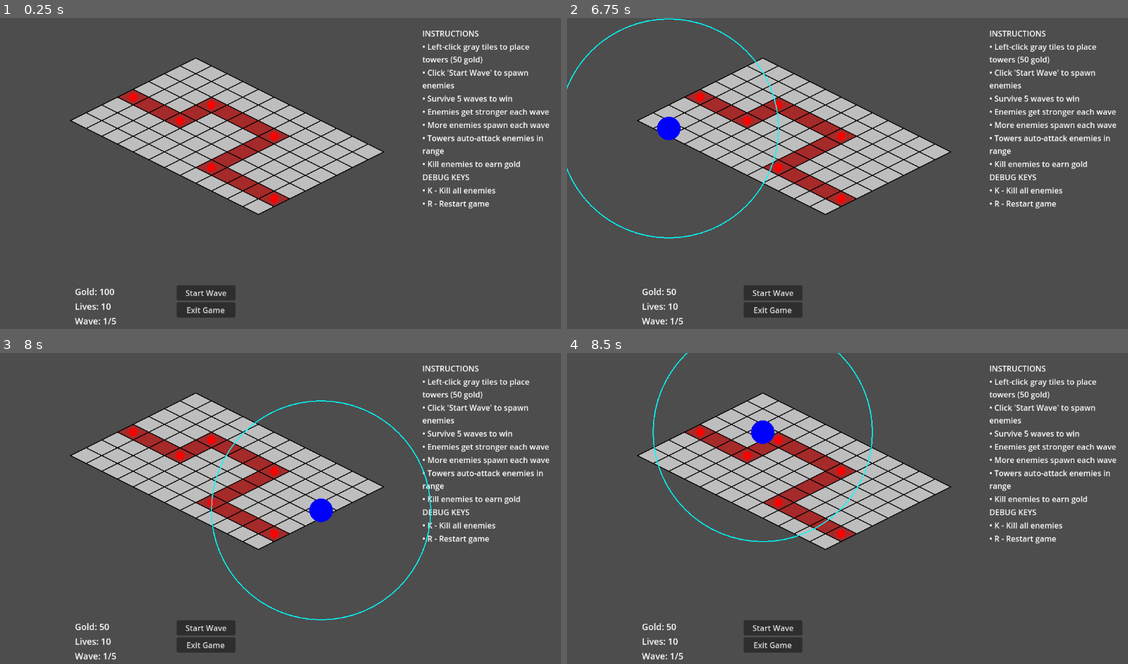
Above: before the commit, frames 1-4 (two rows, left to right).
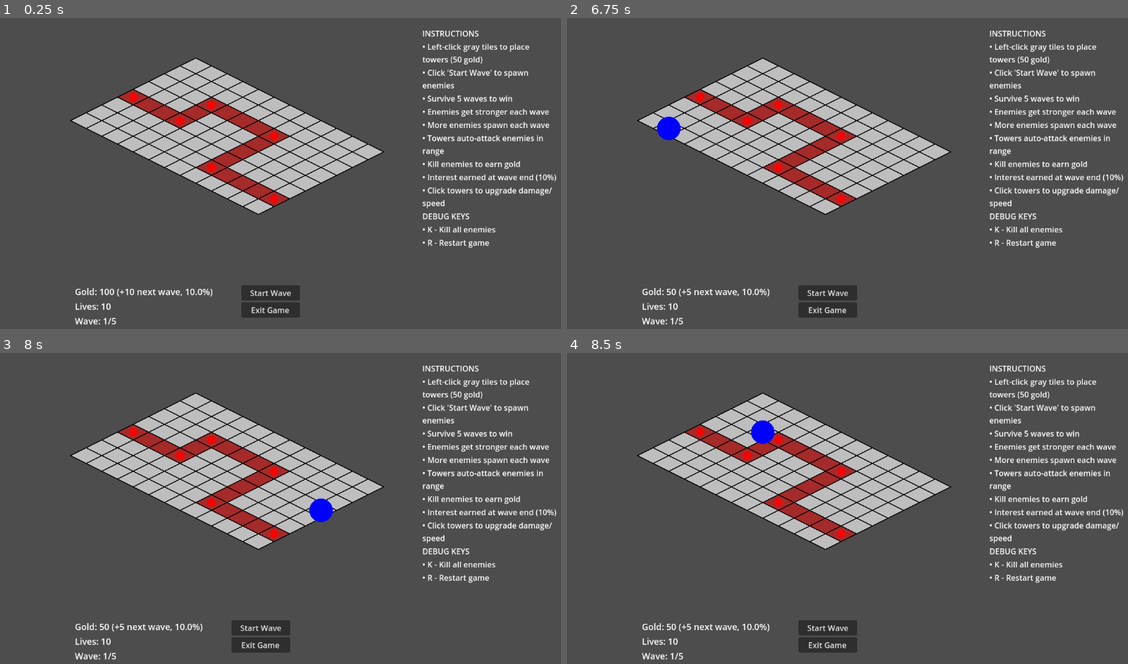
Above: after the commit, the same moments.

Repository: disel91/tower-defense-prototype
Game: Godot game, scene res://Main.tscn
Two runs of this game, one before a commit and one after it. Both use one fixed random seed, a clock stepped at 60 frames per second and the inputs below.
Inputs (mouse positions are in pixels of both pictures, inside the frame that each line leads up to):
- Up to frame 1 (0.25 s): no input
- Up to frame 2 (6.75 s): click "Start Wave" at 0.5 s; tap Enter at 1.25, 2.75, 4.25, 5, 5.75, 6.5 s; move the mouse to (970, 161) at 1.27 s; tap R at 1.35, 2.85, 4.55, 5.1, 5.85 s; click (970, 161) at 1.42 s; click "Start Wave" at 2 s; move the mouse to (735, 192) at 2.77 s; click (735, 192) at 2.92 s; click "Start Wave" at 3.5 s; move the mouse to (903, 108) at 4.27 s; tap K at 4.35, 6.6 s; click (903, 108) at 4.42 s; move the mouse to (819, 238) at 5.02 s; click (819, 238) at 5.17 s; move the mouse to (1015, 223) at 5.77 s; click (1015, 223) at 5.92 s; move the mouse to (679, 129) at 6.52 s; click (679, 129) at 6.67 s
- Up to frame 3 (8 s): tap R at 6.8, 7.35 s; move the mouse to (308, 511) at 7.27 s; click (308, 511) at 7.42 s
- Up to frame 4 (8.5 s): move the mouse to (763, 430) at 8.02 s; tap R at 8.1 s; click (763, 430) at 8.17 s

The runs differ from the first frame. In frame 1, 3.0% of the frame differs, in the area x 20-100%, y 50-97%; in frame 2, 3.4%; in frame 3, 3.4%, in the area x 19-100%, y 15-97%; in frame 4, 3.3%.

Commit message:
Upgrades and Interest Rates
- Added an interest system as per suggestion from @Banjoschmanjo from reddit
- Added upgrades to Attack Damage and Attack Speed for the towers
- Added attack radius visualization for selected tower.

Diff:
--- a/GameManager.gd
+++ b/GameManager.gd
@@ -18,10 +18,14 @@
 var current_wave = 1
 var max_waves = 5
 
+# Interest system variables
+var interest_rate = 0.10  # Flat 10% interest rate
+
 var grid = []
 var path_waypoints = []
 var enemies = []
 var towers = []
+var selected_tower = null
 
 @onready var hud = $HUD
 @onready var enemy_spawner = $EnemySpawner
@@ -126,6 +130,28 @@
 	if current_state == GameState.GAME_OVER:
 		return
 
+	# Check if upgrade menu is visible and click is within it
+	if hud.upgrade_menu and hud.upgrade_menu.visible:
+		var upgrade_rect = Rect2(hud.upgrade_menu.global_position, hud.upgrade_menu.size)
+		if upgrade_rect.has_point(pos):
+			print("DEBUG: Click in upgrade menu area, not processing as game click")
+			return
+
+	# Check if clicking on a tower first
+	var clicked_tower = get_tower_at_position(pos)
+	print("DEBUG: Clicked at ", pos, ", found tower: ", clicked_tower != null)
+	if clicked_tower:
+		print("DEBUG: Selecting tower")
+		select_tower(clicked_tower)
+		return
+
+	# If no tower clicked, deselect any selected tower
+	if selected_tower:
+		selected_tower.deselect()
+		selected_tower = null
+		hud.hide_upgrade_menu()
+
+	# Handle tile placement
 	var grid_pos = iso_to_grid(pos)
 	var grid_x = grid_pos.x
 	var grid_y = grid_pos.y
@@ -161,6 +187,14 @@
 
 	if enemies.is_empty() and current_state == GameState.WAVE:
 		current_state = GameState.BUILD
+
+		# Apply interest at the end of each wave
+		var interest_earned = calculate_interest(gold)
+		if interest_earned > 0:
+			gold += interest_earned
+			hud.update_gold(gold)
+			print("Interest earned: ", interest_earned, " gold! New total: ", gold)
+
 		current_wave += 1
 
 		if current_wave > max_waves:
@@ -180,6 +214,14 @@
 		hud.show_game_over()
 	elif enemies.is_empty() and current_state == GameState.WAVE:
 		current_state = GameState.BUILD
+
+		# Apply interest at the end of each wave
+		var interest_earned = calculate_interest(gold)
+		if interest_earned > 0:
+			gold += interest_earned
+			hud.update_gold(gold)
+			print("Interest earned: ", interest_earned, " gold! New total: ", gold)
+
 		current_wave += 1
 
 		if current_wave > max_waves:
@@ -212,5 +254,50 @@
 	print("DEBUG: Restarting game")
 	get_tree().reload_current_scene()
 
+# Interest system functions
+func calculate_interest(current_gold: int) -> int:
+	var interest_earned = int(current_gold * interest_rate)
+	return interest_earned
+
+func get_current_interest_rate() -> float:
+	return interest_rate
+
+# Tower management functions
+func get_tower_at_position(pos: Vector2):
+	for tower in towers:
+		if tower.can_be_clicked(pos):
+			return tower
+	return null
+
+func select_tower(tower):
+	print("DEBUG: GameManager select_tower called")
+	# Deselect previous tower
+	if selected_tower:
+		selected_tower.deselect()
+
+	# Select new tower
+	selected_tower = tower
+	tower.select()
+	print("DEBUG: Calling hud.show_upgrade_menu")
+	hud.show_upgrade_menu(tower)
+
+func upgrade_selected_tower_damage():
+	print("DEBUG: GameManager upgrade_selected_tower_damage called")
+	if selected_tower:
+		print("DEBUG: Selected tower exists, calling upgrade_damage")
+		if selected_tower.upgrade_damage():
+			hud.update_upgrade_menu(selected_tower)
+	else:
+		print("DEBUG: No selected tower!")
+
+func upgrade_selected_tower_speed():
+	print("DEBUG: GameManager upgrade_selected_tower_speed called")
+	if selected_tower:
+		print("DEBUG: Selected tower exists, calling upgrade_speed")
+		if selected_tower.upgrade_speed():
+			hud.update_upgrade_menu(selected_tower)
+	else:
+		print("DEBUG: No selected tower!")
+
 func _process(_delta):
 	queue_redraw()
--- a/HUD.gd
+++ b/HUD.gd
@@ -8,6 +8,8 @@
 @onready var game_status_label = $GameUI/StatusGroup/GameStatusLabel
 
 var game_manager
+var upgrade_menu
+
 
 func _ready():
 	game_manager = get_parent()
@@ -19,7 +21,10 @@
 	game_status_label.visible = false
 
 func update_gold(amount: int):
-	gold_label.text = "Gold: " + str(amount)
+	var interest_rate_percent = game_manager.get_current_interest_rate() * 100
+	var next_interest = game_manager.calculate_interest(amount)
+
+	gold_label.text = "Gold: " + str(amount) + " (+" + str(next_interest) + " next wave, " + str(interest_rate_percent) + "%)"
 
 func update_lives(amount: int):
 	lives_label.text = "Lives: " + str(amount)
@@ -54,3 +59,129 @@
 
 func _on_exit_pressed():
 	get_tree().quit()
+
+# Upgrade menu functions
+func show_upgrade_menu(tower):
+	print("DEBUG: HUD show_upgrade_menu called")
+	if not upgrade_menu:
+		print("DEBUG: Creating upgrade menu")
+		create_upgrade_menu()
+	else:
+		print("DEBUG: Upgrade menu already exists")
+
+	print("DEBUG: Updating upgrade menu")
+	update_upgrade_menu(tower)
+	upgrade_menu.visible = true
+	print("DEBUG: Upgrade menu set to visible")
+
+func hide_upgrade_menu():
+	if upgrade_menu:
+		upgrade_menu.visible = false
+
+func create_upgrade_menu():
+	# Create a container that will catch all mouse events
+	upgrade_menu = Control.new()
+	upgrade_menu.name = "UpgradeMenu"
+	upgrade_menu.position = Vector2(50, 100)
+	upgrade_menu.size = Vector2(250, 180)
+	upgrade_menu.mouse_filter = Control.MOUSE_FILTER_STOP
+
+	# Background panel
+	var panel = Panel.new()
+	panel.size = Vector2(250, 180)
+	panel.mouse_filter = Control.MOUSE_FILTER_STOP
+	upgrade_menu.add_child(panel)
+
+	# Content container
+	var vbox = VBoxContainer.new()
+	vbox.size = Vector2(250, 180)
+	vbox.add_theme_constant_override("separation", 5)
+	upgrade_menu.add_child(vbox)
+
+	# Title
+	var title = Label.new()
+	title.text = "Tower Upgrades"
+	title.add_theme_font_size_override("font_size", 16)
+	title.horizontal_alignment = HORIZONTAL_ALIGNMENT_CENTER
+	vbox.add_child(title)
+
+	# Tower info
+	var info_label = Label.new()
+	info_label.name = "InfoLabel"
+	info_label.add_theme_font_size_override("font_size", 11)
+	info_label.autowrap_mode = TextServer.AUTOWRAP_WORD_SMART
+	vbox.add_child(info_label)
+
+	# Damage upgrade button
+	var damage_button = Button.new()
+	damage_button.name = "DamageButton"
+	damage_button.add_theme_font_size_override("font_size", 11)
+	damage_button.custom_minimum_size = Vector2(220, 25)
+	damage_button.text = "Damage Upgrade (Loading...)"
+	damage_button.disabled = false
+	damage_button.mouse_filter = Control.MOUSE_FILTER_PASS
+	if damage_button.pressed.connect(_on_damage_upgrade_pressed) == OK:
+		print("DEBUG: Successfully connected damage button signal")
+	else:
+		print("DEBUG: FAILED to connect damage button signal")
+	vbox.add_child(damage_button)
+
+	# Speed upgrade button
+	var speed_button = Button.new()
+	speed_button.name = "SpeedButton"
+	speed_button.add_theme_font_size_override("font_size", 11)
+	speed_button.custom_minimum_size = Vector2(220, 25)
+	speed_button.text = "Speed Upgrade (Loading...)"
+	speed_button.disabled = false
+	speed_button.mouse_filter = Control.MOUSE_FILTER_PASS
+	if speed_button.pressed.connect(_on_speed_upgrade_pressed) == OK:
+		print("DEBUG: Successfully connected speed button signal")
+	else:
+		print("DEBUG: FAILED to connect speed button signal")
+	vbox.add_child(speed_button)
+
+	add_child(upgrade_menu)
+	upgrade_menu.visible = false
+	print("DEBUG: Upgrade menu created and added to scene")
+
+func update_upgrade_menu(tower):
+	if not upgrade_menu:
+		return
+
+	var vbox = upgrade_menu.get_child(1)  # VBoxContainer is the second child
+	var info_label = vbox.get_node("InfoLabel")
+	var damage_button = vbox.get_node("DamageButton")
+	var speed_button = vbox.get_node("SpeedButton")
+
+	info_label.text = "Damage: " + str(tower.damage) + " (Lv." + str(tower.damage_level) + ")\n" + \
+					 "Fire Rate: " + str("%.2f" % tower.fire_rate) + " (Lv." + str(tower.speed_level) + ")"
+
+	var damage_cost = tower.get_damage_upgrade_cost()
+	var speed_cost = tower.get_speed_upgrade_cost()
+
+	if damage_cost > 0:
+		damage_button.text = "Upgrade Damage (" + str(damage_cost) + " gold)"
+		damage_button.disabled = game_manager.gold < damage_cost
+	else:
+		damage_button.text = "Damage MAX"
+		damage_button.disabled = true
+
+	if speed_cost > 0:
+		speed_button.text = "Upgrade Speed (" + str(speed_cost) + " gold)"
+		speed_button.disabled = game_manager.gold < speed_cost
+	else:
+		speed_button.text = "Speed MAX"
+		speed_button.disabled = true
+
+func _on_damage_upgrade_pressed():
+	print("DEBUG: HUD damage upgrade button pressed")
+	game_manager.upgrade_selected_tower_damage()
+
+func _on_speed_upgrade_pressed():
+	print("DEBUG: HUD speed upgrade button pressed")
+	game_manager.upgrade_selected_tower_speed()
+
+# Test function to verify callbacks work
+func test_button_callbacks():
+	print("DEBUG: Testing button callbacks manually")
+	_on_damage_upgrade_pressed()
--- a/Main.tscn
+++ b/Main.tscn
@@ -147,6 +147,16 @@
 text = "• Kill enemies to earn gold"
 autowrap_mode = 3
 
+[node name="Instruction8" type="Label" parent="HUD/Instructions"]
+layout_mode = 2
+text = "• Interest earned at wave end (10%)"
+autowrap_mode = 3
+
+[node name="Instruction9" type="Label" parent="HUD/Instructions"]
+layout_mode = 2
+text = "• Click towers to upgrade damage/speed"
+autowrap_mode = 3
+
 [node name="DebugTitle" type="Label" parent="HUD/Instructions"]
 layout_mode = 2
 theme_override_font_sizes/font_size = 16
--- a/Tower.gd
+++ b/Tower.gd
@@ -1,10 +1,20 @@
 extends Node2D
 
 var range_radius = 3.5 * 64
+var base_damage = 10
 var damage = 10
+var base_fire_rate = 0.6
 var fire_rate = 0.6
 var cooldown = 0.0
 var game_manager
+
+# Upgrade system
+var damage_level = 1
+var speed_level = 1
+var max_upgrade_level = 5
+var damage_upgrade_cost = 30
+var speed_upgrade_cost = 25
+var is_selected = false
 
 func _ready():
 	game_manager = get_parent()
@@ -35,7 +45,66 @@
 	enemy.take_damage(damage)
 	print("Tower attacked enemy for ", damage, " damage")
 
+# Upgrade system functions
+func upgrade_damage():
+	var cost = get_damage_upgrade_cost()
+	print("DEBUG: Trying to upgrade damage. Cost: ", cost, ", Current gold: ", game_manager.gold, ", Level: ", damage_level)
+	if damage_level < max_upgrade_level and cost > 0 and game_manager.gold >= cost:
+		game_manager.gold -= cost
+		damage_level += 1
+		damage = base_damage + (damage_level - 1) * 8
+		game_manager.hud.update_gold(game_manager.gold)
+		print("Damage upgraded to level ", damage_level, " (", damage, " damage). Gold now: ", game_manager.gold)
+		return true
+	else:
+		print("DEBUG: Upgrade failed. Max level? ", damage_level >= max_upgrade_level, ", Cost valid? ", cost > 0, ", Can afford? ", game_manager.gold >= cost)
+	return false
+
+func upgrade_speed():
+	var cost = get_speed_upgrade_cost()
+	print("DEBUG: Trying to upgrade speed. Cost: ", cost, ", Current gold: ", game_manager.gold, ", Level: ", speed_level)
+	if speed_level < max_upgrade_level and cost > 0 and game_manager.gold >= cost:
+		game_manager.gold -= cost
+		speed_level += 1
+		fire_rate = base_fire_rate * (1.0 - (speed_level - 1) * 0.15)
+		game_manager.hud.update_gold(game_manager.gold)
+		print("Speed upgraded to level ", speed_level, " (", fire_rate, " fire rate). Gold now: ", game_manager.gold)
+		return true
+	else:
+		print("DEBUG: Speed upgrade failed. Max level? ", speed_level >= max_upgrade_level, ", Cost valid? ", cost > 0, ", Can afford? ", game_manager.gold >= cost)
+	return false
+
+func get_damage_upgrade_cost() -> int:
+	if damage_level >= max_upgrade_level:
+		return -1
+	return damage_upgrade_cost + (damage_level - 1) * 10
+
+func get_speed_upgrade_cost() -> int:
+	if speed_level >= max_upgrade_level:
+		return -1
+	return speed_upgrade_cost + (speed_level - 1) * 10
+
+func can_be_clicked(click_pos: Vector2) -> bool:
+	return position.distance_to(click_pos) <= 32
+
+func select():
+	is_selected = true
+	print("DEBUG: Tower selected, range_radius = ", range_radius)
+	queue_redraw()
+
+func deselect():
+	is_selected = false
+	print("DEBUG: Tower deselected")
+	queue_redraw()
+
 func _draw():
-	draw_circle(Vector2.ZERO, 24, Color.BLUE)
+	var tower_color = Color.BLUE
+	if is_selected:
+		tower_color = Color.YELLOW
+		draw_circle(Vector2.ZERO, 32, Color.WHITE, false, 3)
+		print("DEBUG: Drawing selected tower with range circle, range_radius = ", range_radius)
 
-	draw_circle(Vector2.ZERO, range_radius, Color.CYAN, false, 2)
+	draw_circle(Vector2.ZERO, 24, tower_color)
+
+	if is_selected:
+		draw_circle(Vector2.ZERO, range_radius, Color.CYAN, false, 2)
Not shown, removed: README.md
